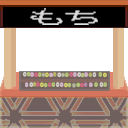
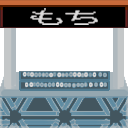
Layer changes from the first w=128, h=128 image to the second:
pixels changed over [0, 28, 128, 128] (layer not identified)
